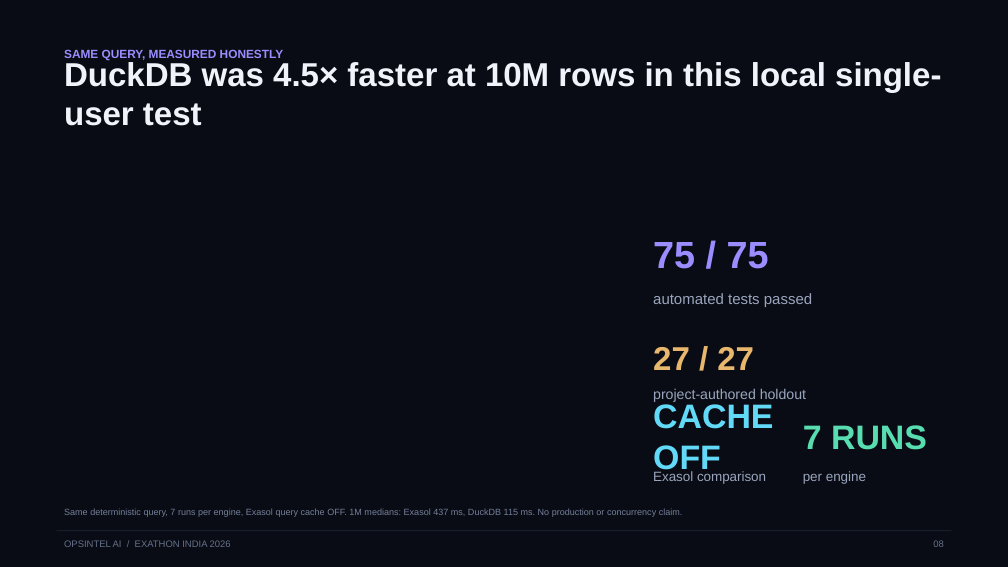
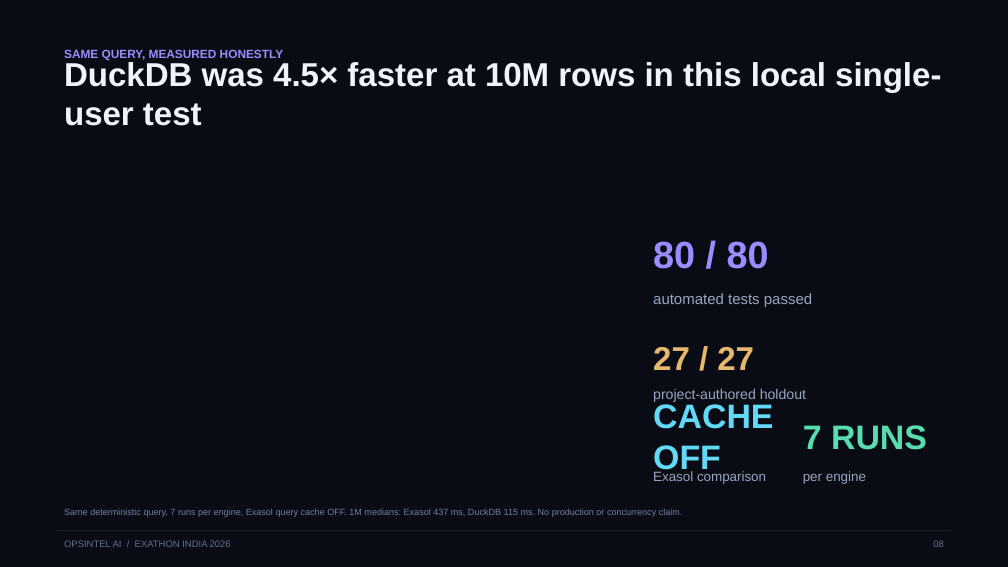
Before and after one commit to Anafa-thabassum/opsintel-ai, a slide deck: slide 8 of submission/opsintel-ai-pitch-deck.pptx. Drawn at 1008x567 pixels with LibreOffice and Linux fonts; fonts in the diff are those of the drawing. Boxes give left, top, right and bottom in pixels: in the first picture for what was removed or moved away, otherwise in the second. Text is boxed around its words. In the diff, an @@ line names an element or a change of style, - is before the commit and + after.

```diff
--- a/submission/opsintel-ai-pitch-deck.pptx
+++ b/submission/opsintel-ai-pitch-deck.pptx
@@ text at box(653, 241, 769, 269): text changed @@
-75 / 75
+80 / 80
```
Also in this commit, not shown: 2 other slides changed, 20 other files.
